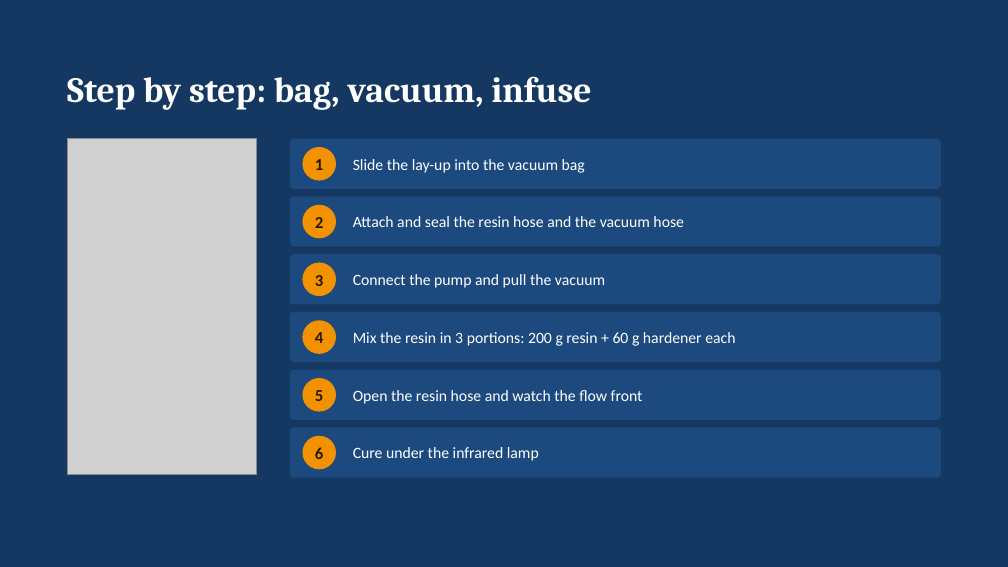
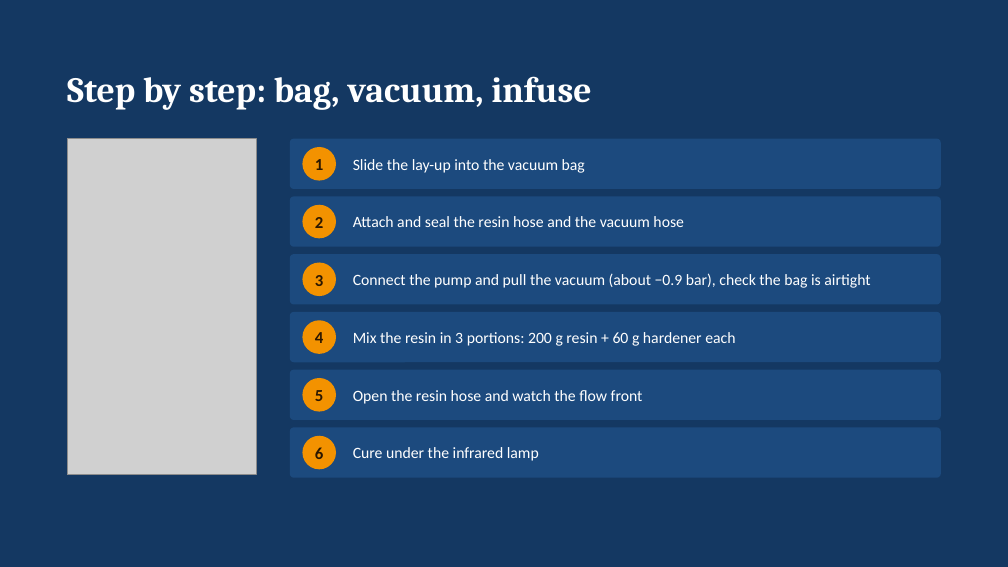
Before and after one commit to pugu-prog/windmobile-erasmus, a slide deck: slide 8 of docs/Rotorblatt-Workshop_Folien.pptx (slide 6 before the commit). Drawn at 1008x567 pixels with LibreOffice and Linux fonts; fonts in the diff are those of the drawing; grey boxes stand for pictures. Boxes give left, top, right and bottom in pixels: in the first picture for what was removed or moved away, otherwise in the second. Text is boxed around its words. In the diff, an @@ line names an element or a change of style, - is before the commit and + after.

```diff
--- a/docs/Rotorblatt-Workshop_Folien.pptx
+++ b/docs/Rotorblatt-Workshop_Folien.pptx
@@ text at (x1=353, y1=273, x2=870, y2=288): text changed @@
-Connect the pump and pull the vacuum
+Connect the pump and pull the vacuum (about −0.9 bar), check the bag is airtight
```
Also in this commit, not shown: 2 slides added, 1 other file.
